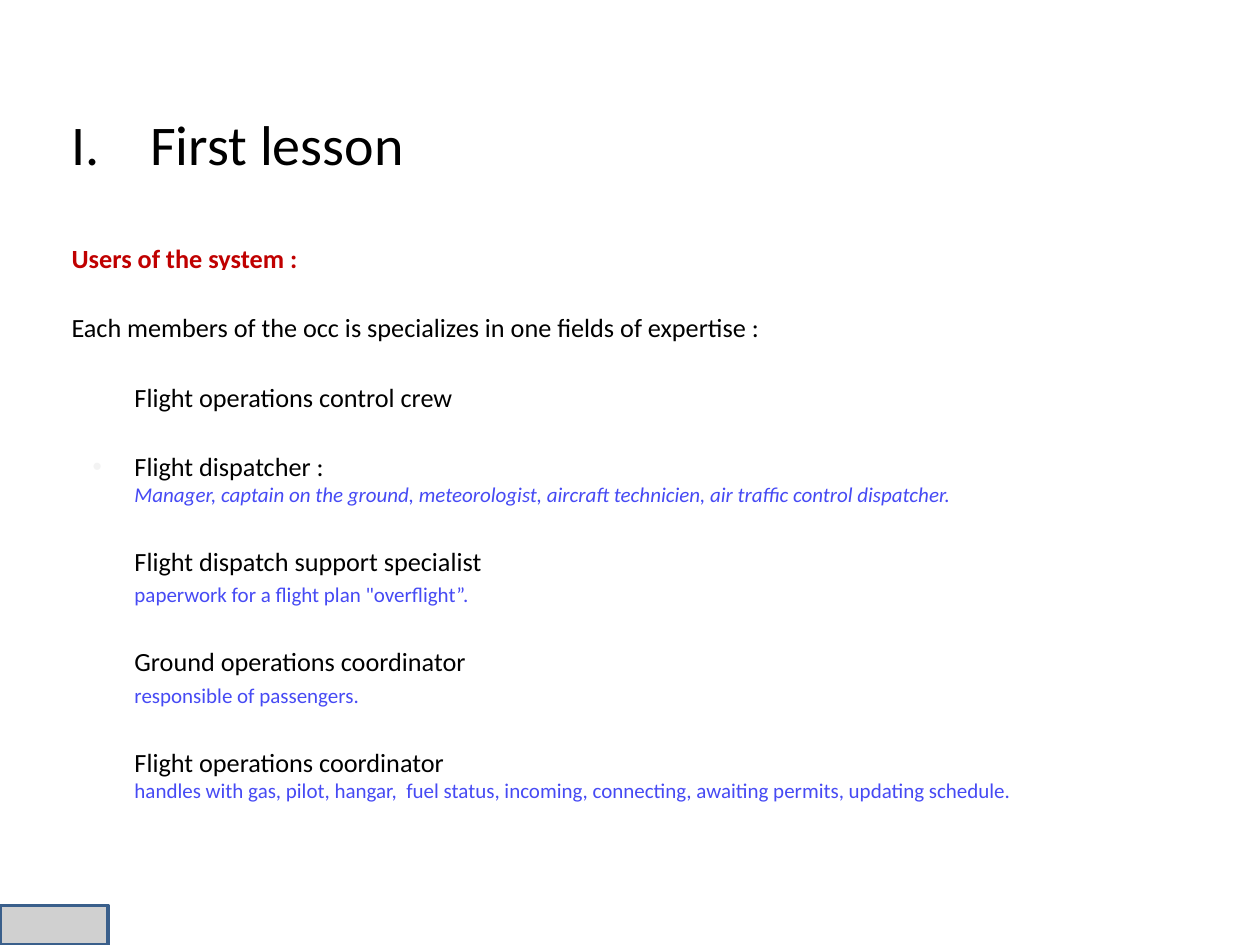
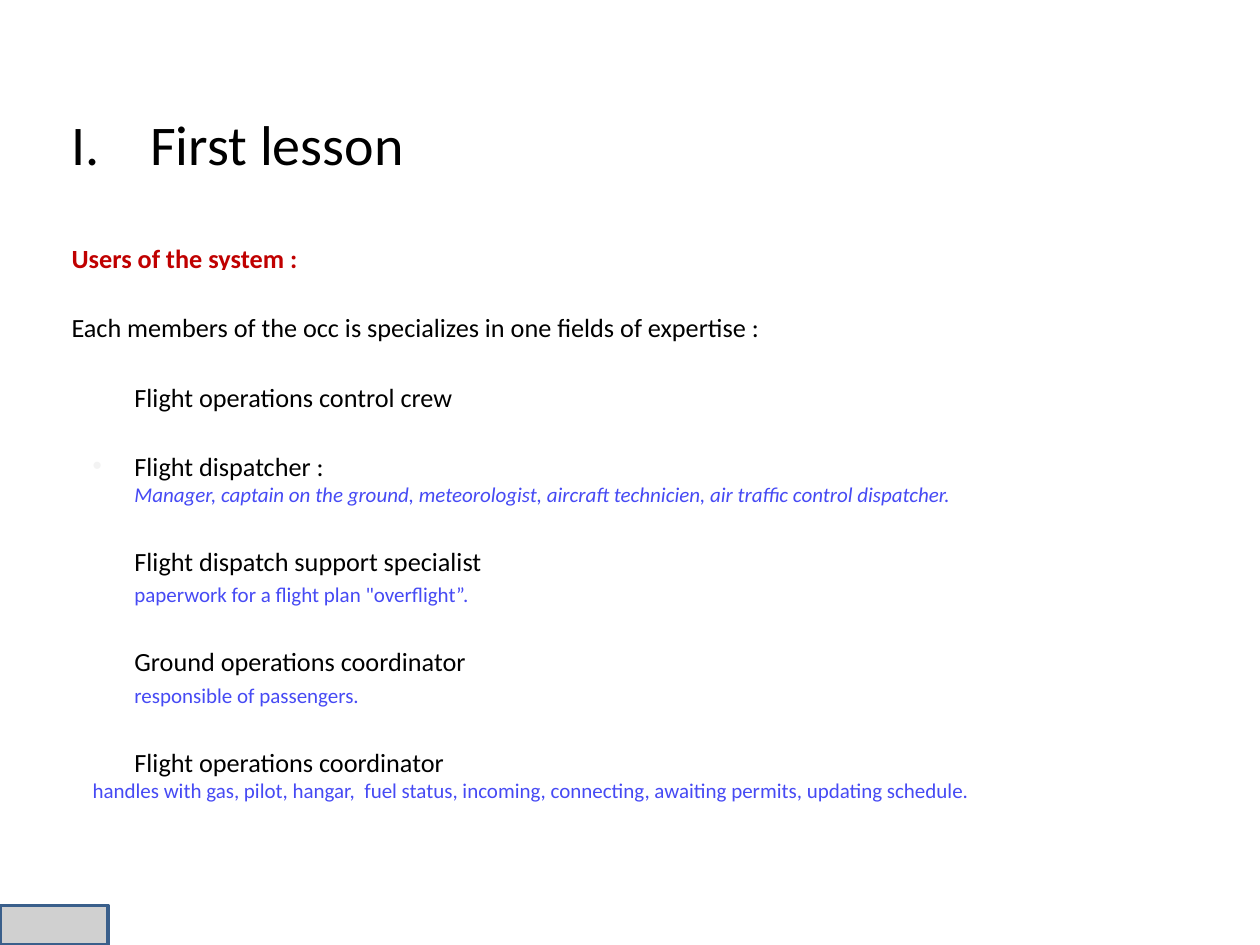
Before and after one commit to niss93/Preplane, a slide deck: slide 5 of Presentation.pptx. Drawn at 1260x945 pixels with LibreOffice and Linux fonts; fonts in the diff are those of the drawing; grey boxes stand for pictures; background and template pictures are left out. Boxes give left, top, right and bottom in pixels: in the first picture for what was removed or moved away, otherwise in the second. Text is boxed around its words. In the diff, an @@ line names an element or a change of style, - is before the commit and + after.

```diff
--- a/Presentation.pptx
+++ b/Presentation.pptx
@@ text at <box>93,783,968,802</box>: indent changed @@
```
Also in this commit, not shown: 1 other slide changed.
